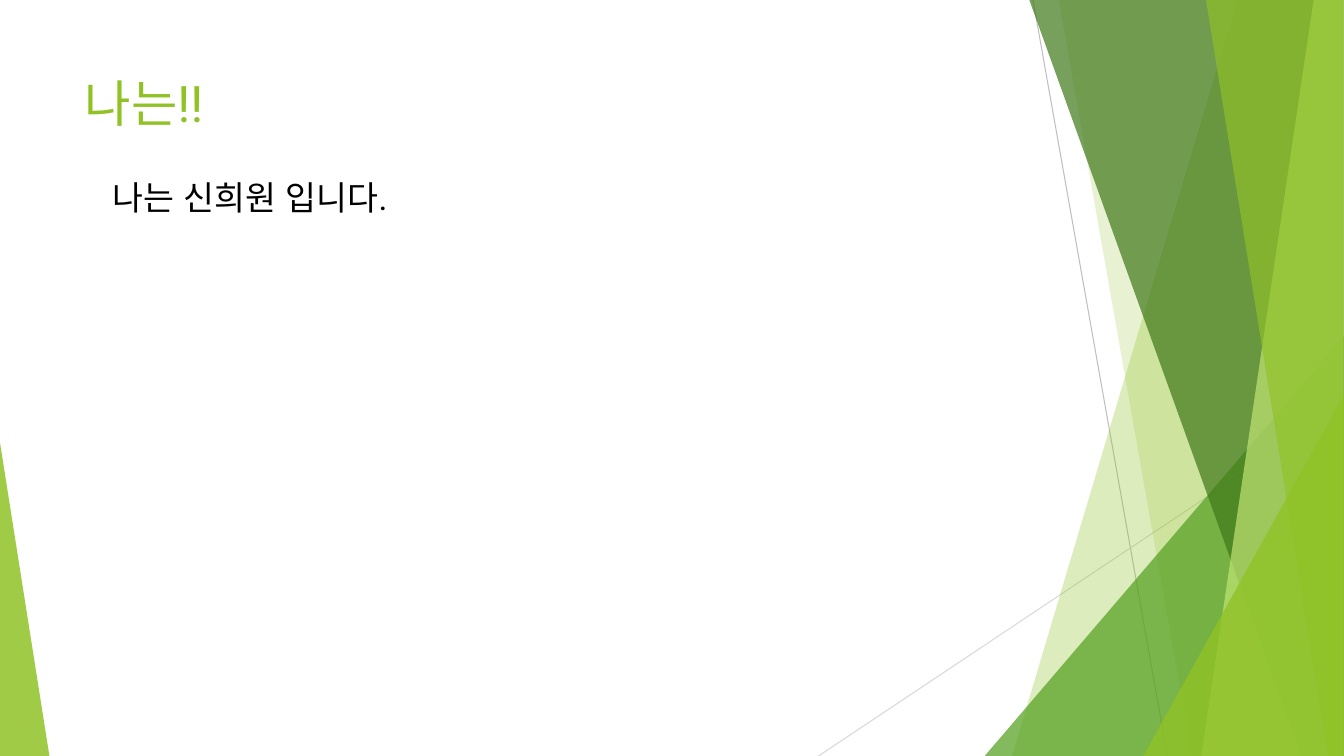
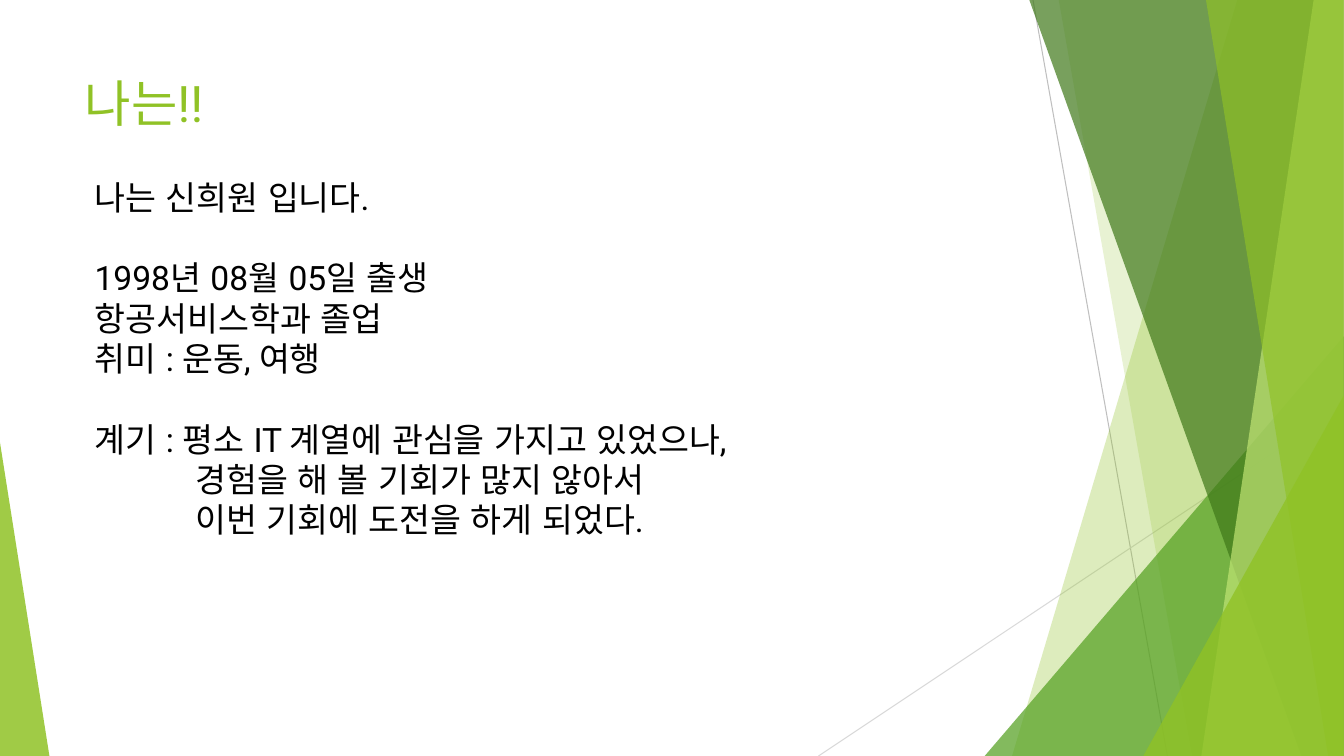
Before and after one commit to sh1nheewon/Biz-2023-11-505-java, a slide deck: slide 2 of 개발자의삶_신희원.pptx. Drawn at 1344x756 pixels with LibreOffice and Linux fonts; fonts in the diff are those of the drawing. Boxes give left, top, right and bottom in pixels: in the first picture for what was removed or moved away, otherwise in the second. Text is boxed around its words. In the diff, an @@ line names an element or a change of style, - is before the commit and + after.

```diff
--- a/개발자의삶_신희원.pptx
+++ b/개발자의삶_신희원.pptx
@@ text "나는 신희원 입니다.": place and size @@
-text "나는 신희원 입니다." at [113,182,388,213]
+text "나는 신희원 입니다." at [95,182,726,535]
@@ text at [95,262,726,535]: paragraphs added @@
+1998년 08월 05일 출생
+항공서비스학과 졸업
+취미 : 운동, 여행
+계기 : 평소 IT 계열에 관심을 가지고 있었으나,
+경험을 해 볼 기회가 많지 않아서
+이번 기회에 도전을 하게 되었다.
```
Also in this commit, not shown: 2 other slides changed, 23 other files.
